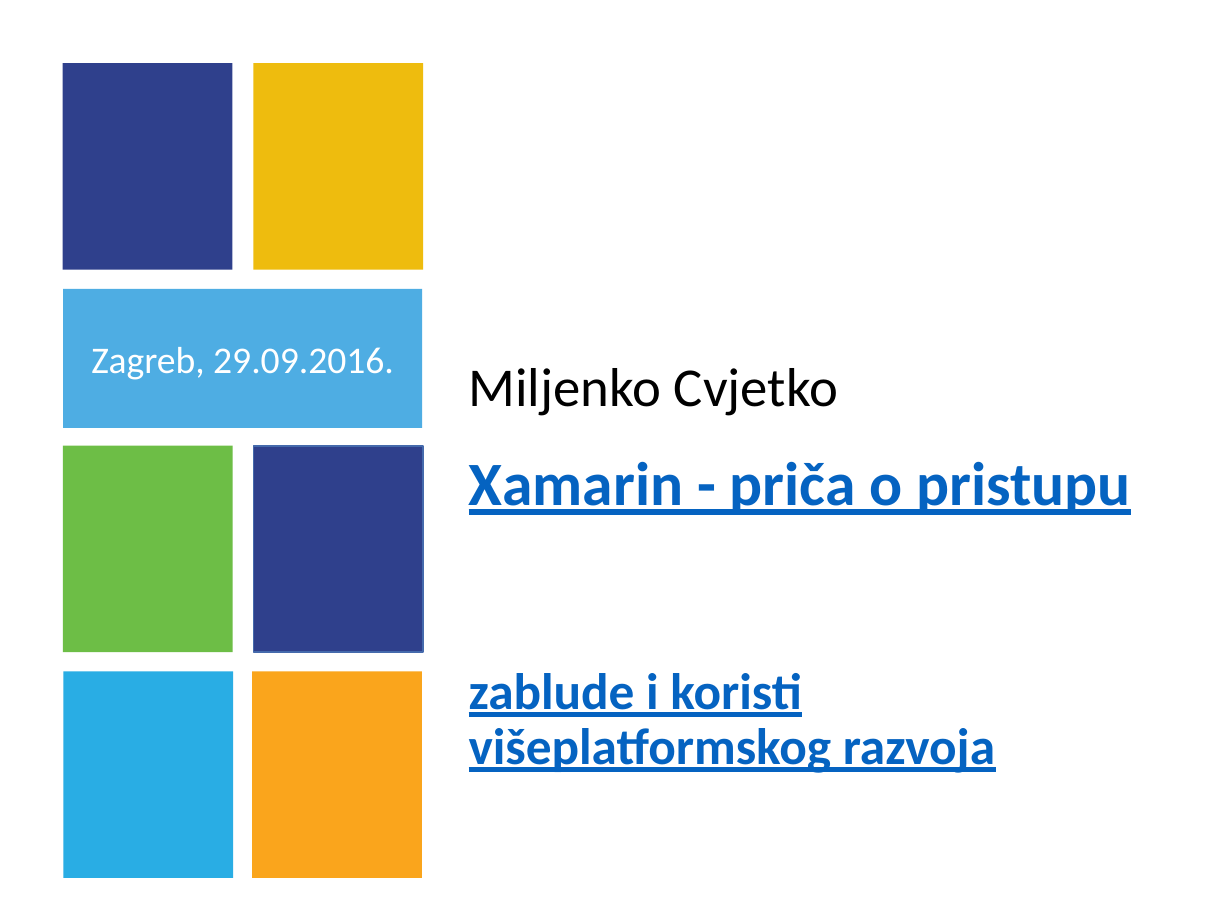
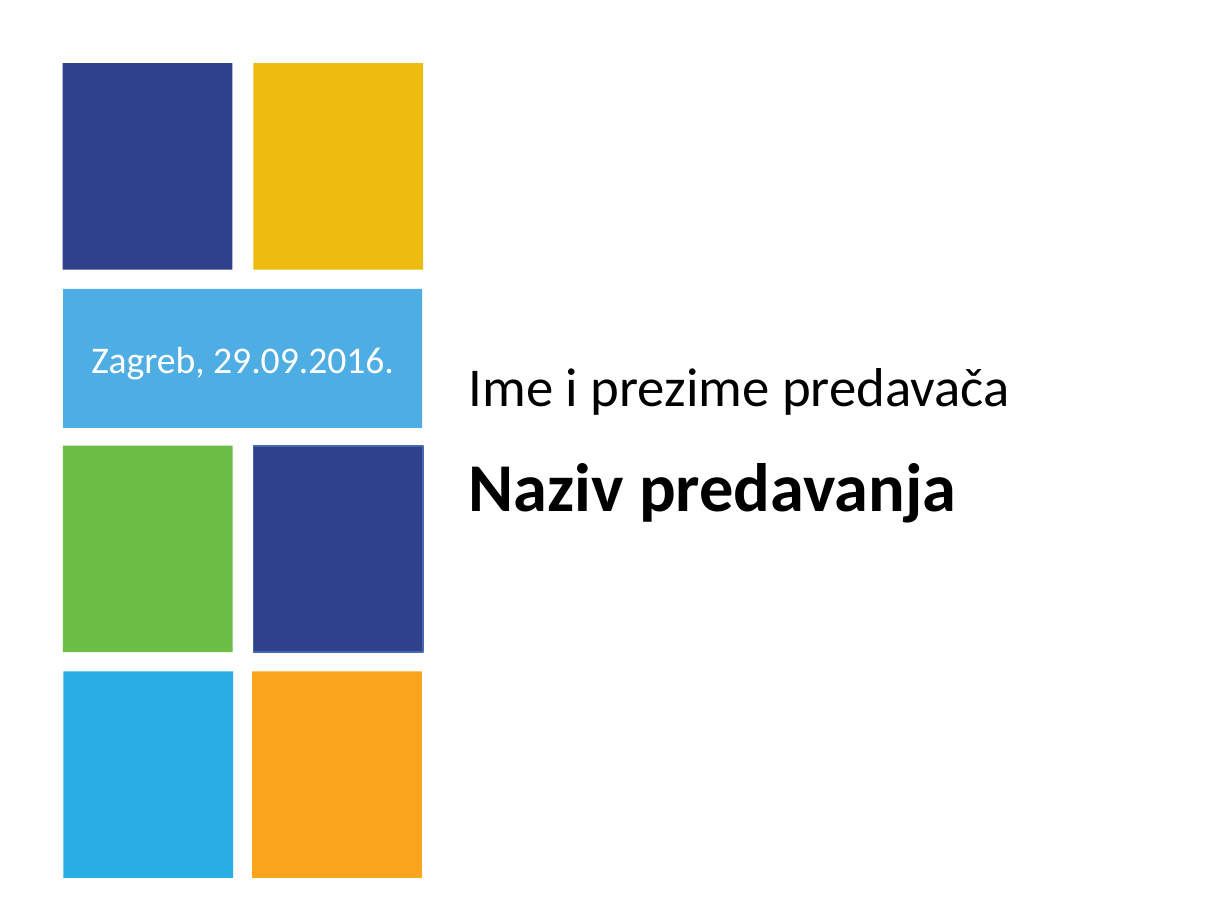
Before and after one commit to moljac/-HolisticWare.Talks.MobilityDay.2016, a slide deck: slide 2 of talk/MD2016-Template_prezentacija-FINAL.PPTX. Drawn at 1232x924 pixels with LibreOffice and Linux fonts; fonts in the diff are those of the drawing; background and template pictures are left out. Boxes give left, top, right and bottom in pixels: in the first picture for what was removed or moved away, otherwise in the second. Text is boxed around its words. In the diff, an @@ line names an element or a change of style, - is before the commit and + after.

```diff
--- a/talk/MD2016-Template_prezentacija-FINAL.PPTX
+++ b/talk/MD2016-Template_prezentacija-FINAL.PPTX
@@ text at <box>469,368,1010,415</box>: text changed @@
-Miljenko Cvjetko
+Ime i prezime predavača
@@ text at <box>469,463,956,523</box>: text changed; size 30 to 40 pt; text colour #0563C1 to #000000 @@
-Xamarin - priča o pristupu
-zablude i koristi višeplatformskog razvoja
+Naziv predavanja
```
Also in this commit, not shown: 3 slides added, 16 slides removed.
